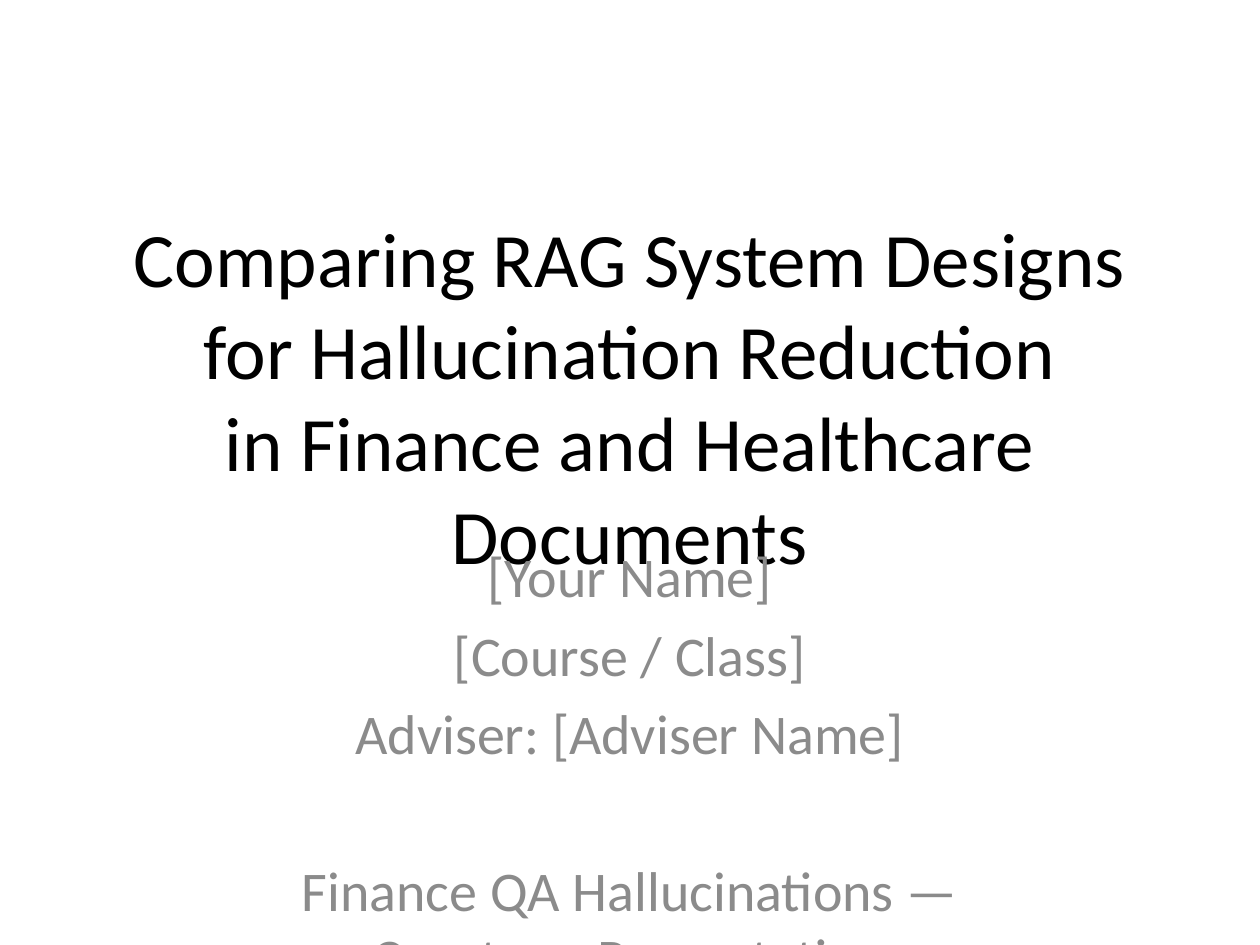
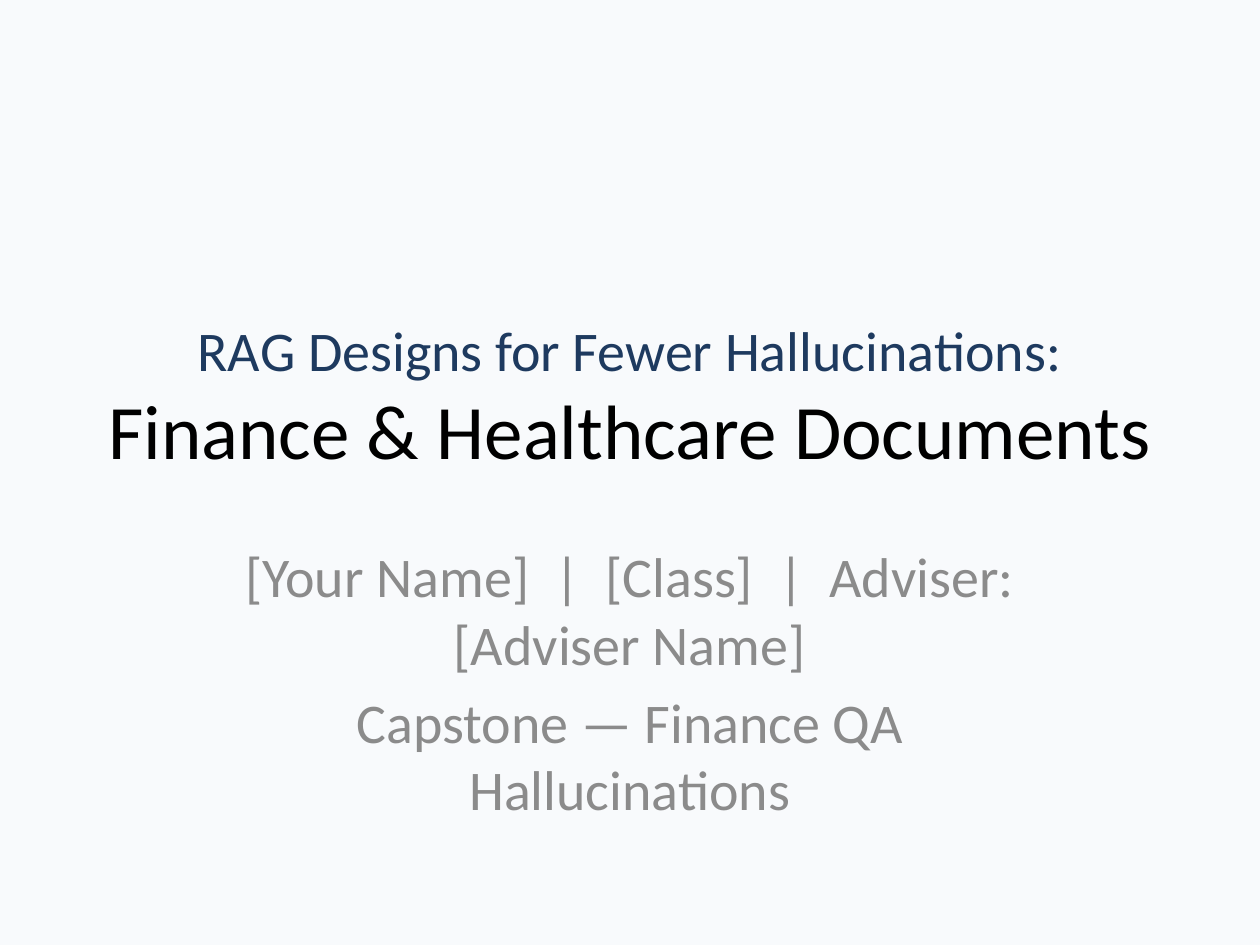
Before and after one commit to TrevorConnolly/FinanceQAHallucinations, a slide deck: slide 1 of outputs/presentation/RAG_Hallucination_Capstone.pptx. Drawn at 1260x945 pixels with LibreOffice and Linux fonts; fonts in the diff are those of the drawing. Boxes give left, top, right and bottom in pixels: in the first picture for what was removed or moved away, otherwise in the second. Text is boxed around its words. In the diff, an @@ line names an element or a change of style, - is before the commit and + after.

```diff
--- a/outputs/presentation/RAG_Hallucination_Capstone.pptx
+++ b/outputs/presentation/RAG_Hallucination_Capstone.pptx
@@ background #FFFFFF to #F8FAFC @@
@@ title at (x1=108, y1=332, x2=1150, y2=460): text changed; size 44 to 32 pt; text colour #000000 to #1E3A5F @@
-Comparing RAG System Designs for Hallucination Reduction
-in Finance and Healthcare Documents
+RAG Designs for Fewer Hallucinations:
+Finance & Healthcare Documents
@@ subtitle at (x1=245, y1=556, x2=1014, y2=752): text changed @@
-[Your Name]
-[Course / Class]
-Adviser: [Adviser Name]
-Finance QA Hallucinations — Capstone Presentation
+[Your Name] | [Class] | Adviser: [Adviser Name]
+Capstone — Finance QA Hallucinations
```
Also in this commit, not shown: 11 slides added, 11 slides removed, 1 other file.
